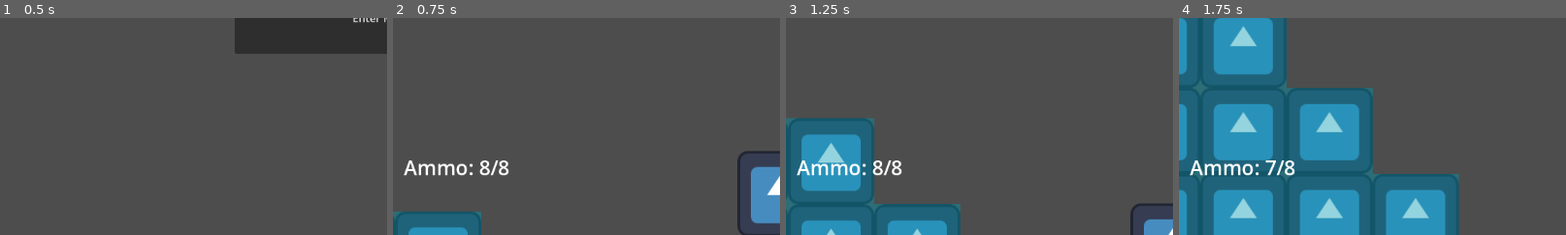
Above: before the commit, frames 1-4 (left to right).
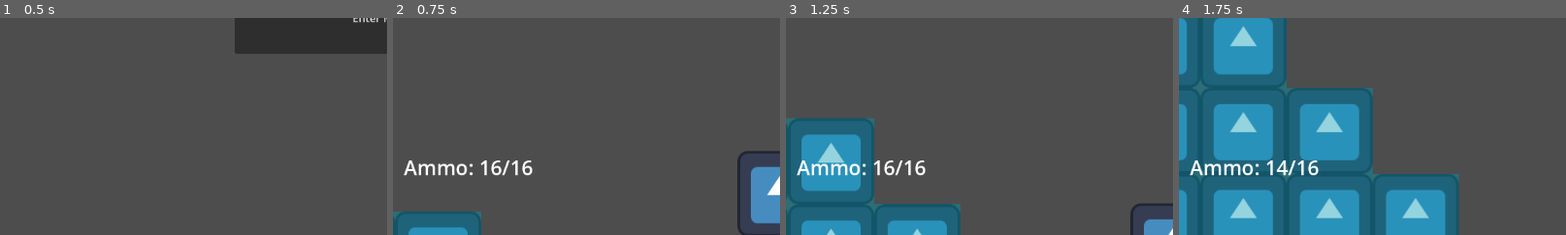
Above: after the commit, the same moments.

Repository: dzfrias/gladiator
Game: Godot game, scene res://scenes/test_scene.tscn
Two runs of this game, one before a commit and one after it. Both use one fixed random seed, a clock stepped at 60 frames per second and the inputs below. The engine's default icon, where the game draws it, is replaced by a stand-in: a white triangle on a blue panel in a dark square.
Inputs (mouse positions are % of the whole screen's width and height, from its top left):
- Up to frame 1 (0.5 s): no input
- Up to frame 2 (0.75 s): click "Enter Mission" at 0.5 s
- Up to frame 3 (1.25 s): no input
- Up to frame 4 (1.75 s): move the mouse to (72, 45) at 1.27 s; press the mouse at (72, 45) at 1.28 s; hold D (right) from 1.28 s (still down); tap Space (jump) at 1.52 s
The pictures show only the part of the screen within x 0-50%, y 50-100%; the shares and areas given below are measured in that part.

Frame 1 is identical in both runs. In frame 2, 0.5% of the frame differs, in the area x 22-37%, y 65-73%; in frame 3, 0.5%; in frame 4, 0.5%.

Commit message:
make pistol shoot faster

Diff:
--- a/resources/pistol.tres
+++ b/resources/pistol.tres
@@ -5,8 +5,8 @@
 [resource]
 script = ExtResource("1_4jv4i")
 weapon_range = 2000.0
-damage = 5.0
+damage = 4.0
 reload_time = 1.0
-max_ammo = 8
-firing_interval = 0.5
+max_ammo = 16
+firing_interval = 0.25
 knockback = 1000.0
